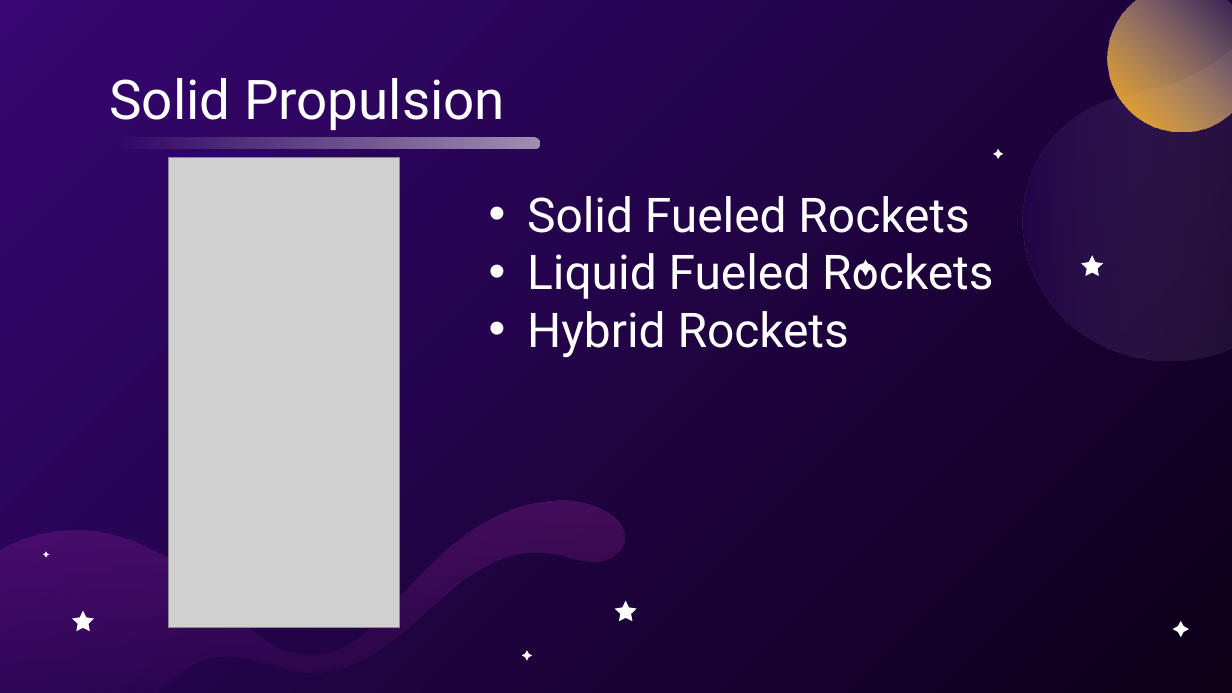
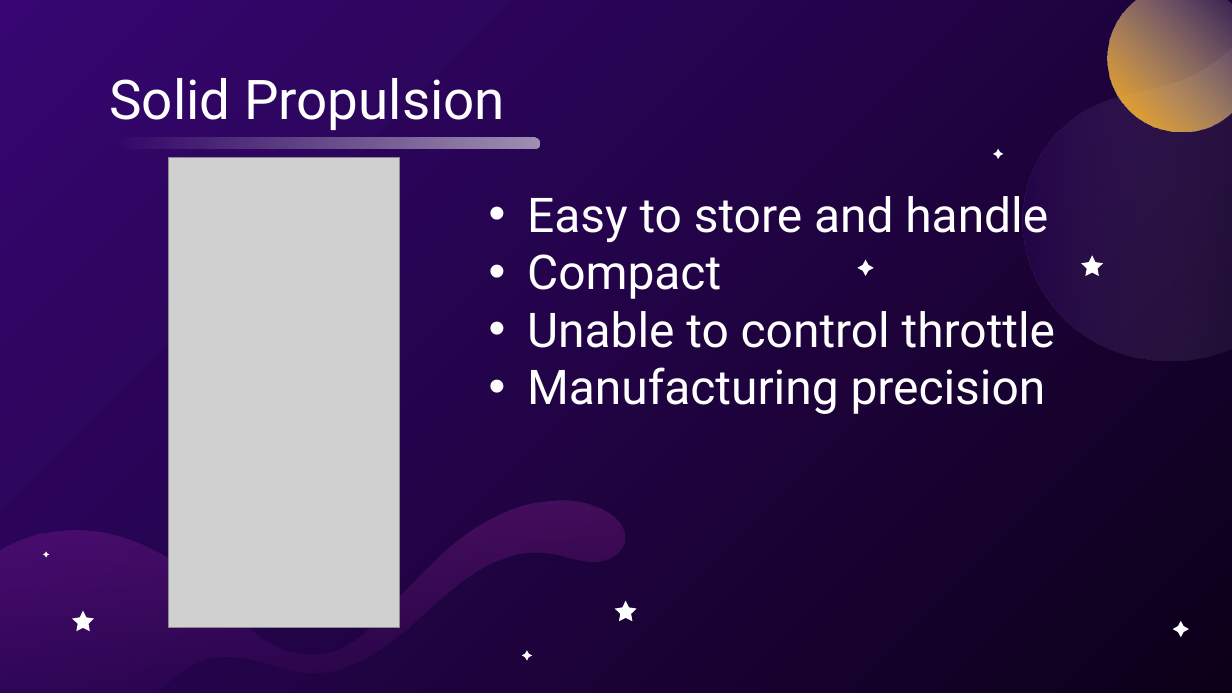
Before and after one commit to usedgenes/Rocketry-Curriculum, a slide deck: slide 5 of Beginner/Day 3/Rocket Motors.pptx. Drawn at 1232x693 pixels with LibreOffice and Linux fonts; fonts in the diff are those of the drawing; grey boxes stand for pictures. Boxes give left, top, right and bottom in pixels: in the first picture for what was removed or moved away, otherwise in the second. Text is boxed around its words. In the diff, an @@ line names an element or a change of style, - is before the commit and + after.

```diff
--- a/Beginner/Day 3/Rocket Motors.pptx
+++ b/Beginner/Day 3/Rocket Motors.pptx
@@ text at (527, 196, 1055, 414): text changed @@
-• Solid Fueled Rockets
-• Liquid Fueled Rockets
-• Hybrid Rockets
+• Easy to store and handle
+• Compact
+• Unable to control throttle
+• Manufacturing precision
```
Also in this commit, not shown: 1 other slide changed, 1 slide removed, 7 other files.
